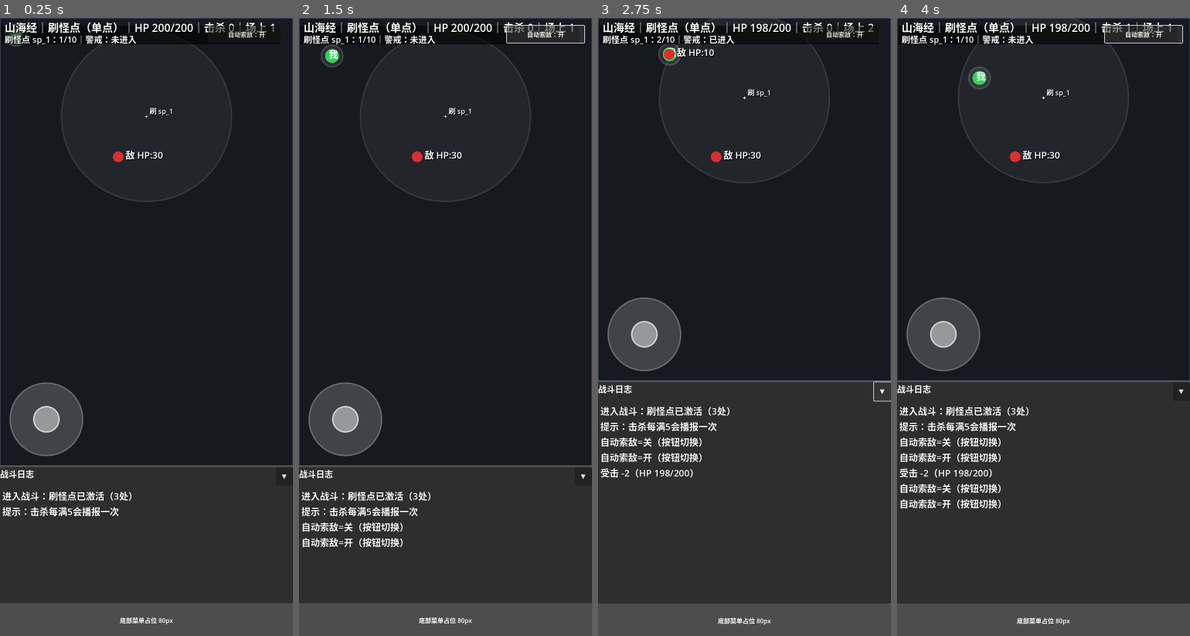
Above: before the commit, frames 1-4 (left to right).
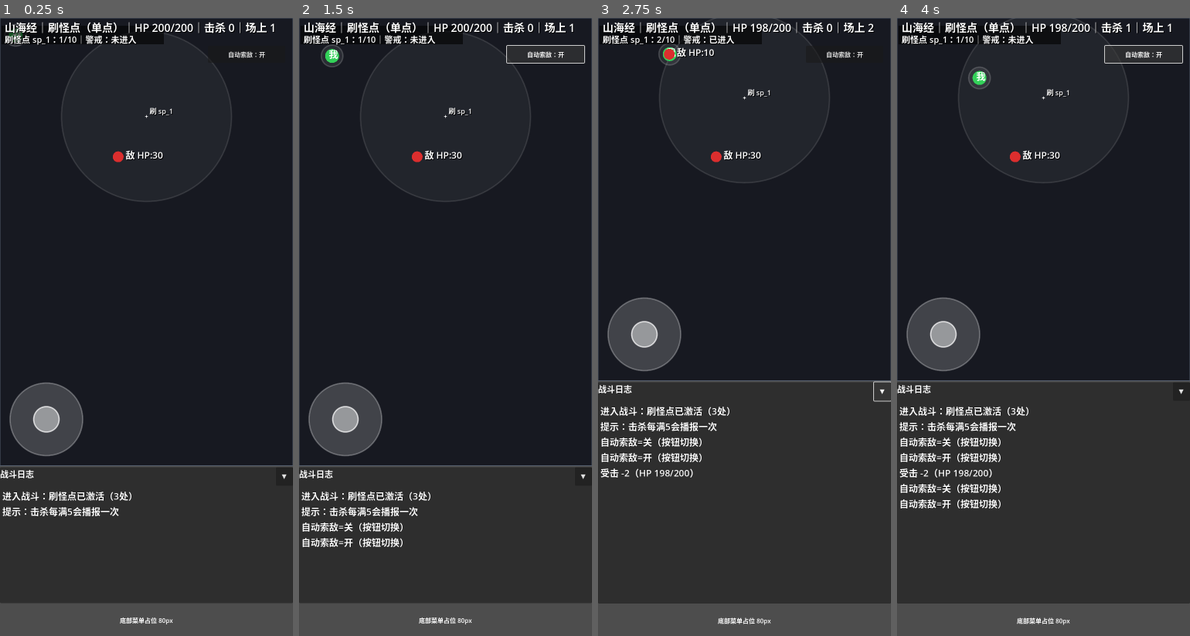
Above: after the commit, the same moments.

Repository: eat-chestnut/shanhaiidle
Game: Godot game, scene res://ui/pages/PageBattle.tscn
Two runs of this game, one before a commit and one after it. Both use one fixed random seed, a clock stepped at 60 frames per second and the inputs below.
Inputs:
- Up to frame 1 (0.25 s): no input
- Up to frame 2 (1.5 s): click "自动索敌：开" at 0.5 s; click "自动索敌：关" at 1.25 s
- Up to frame 3 (2.75 s): click "▼" at 2 s
- Up to frame 4 (4 s): click "自动索敌：开" at 2.75 s; click "自动索敌：关" at 3.5 s

The runs differ from the first frame. In frame 1, 0.4% of the frame differs, in the area x 55-94%, y 1-7%; in frame 2, 0.6%; in frame 3, 0.6%; in frame 4, 0.8%, in the area x 55-98%, y 1-8%.

Commit message:
Prompt 1.38：自动索敌按钮避让 HUD（不再重叠）
目标：自动索敌按钮与顶部 HUD 不重叠。

修改 res://ui/pages/PageBattle.tscn：
- 将 BtnAutoSeek 的 offset_top 从 20 改为 72
- offset_bottom 随之改为 116（保持高度 44）
- 其它不变

可选增强（推荐做）：
BattleCanvas 里 HUD 背景条不要画全宽，而是按文字宽度绘制（只覆盖左侧信息区域），避免右上角被盖。
若你已画整条背景：改成宽度=420 左右即可。

验收：
- 右上按钮完全不压 HUD 字

Diff:
--- a/ui/pages/BattleCanvas.gd
+++ b/ui/pages/BattleCanvas.gd
@@ -674,6 +674,7 @@
 		_measure_text_width(hud_line_2, HUD_SUB_LABEL_SIZE)
 	) + 20.0
 	hud_bg_width = minf(size.x - 16.0, hud_bg_width)
+	hud_bg_width = minf(hud_bg_width, 420.0)
 	var hud_bg_rect := Rect2(hud_pos_1 + Vector2(-8, -16), Vector2(hud_bg_width, 48))
 	draw_rect(hud_bg_rect, Color(0, 0, 0, 0.6), true)
 
--- a/ui/pages/PageBattle.tscn
+++ b/ui/pages/PageBattle.tscn
@@ -63,9 +63,9 @@
 anchor_left = 1.0
 anchor_right = 1.0
 offset_left = -220.0
-offset_top = 20.0
+offset_top = 72.0
 offset_right = -20.0
-offset_bottom = 64.0
+offset_bottom = 116.0
 text = "自动索敌：开"
 
 [node name="LogWrap" type="PanelContainer" parent="RootVBox"]
